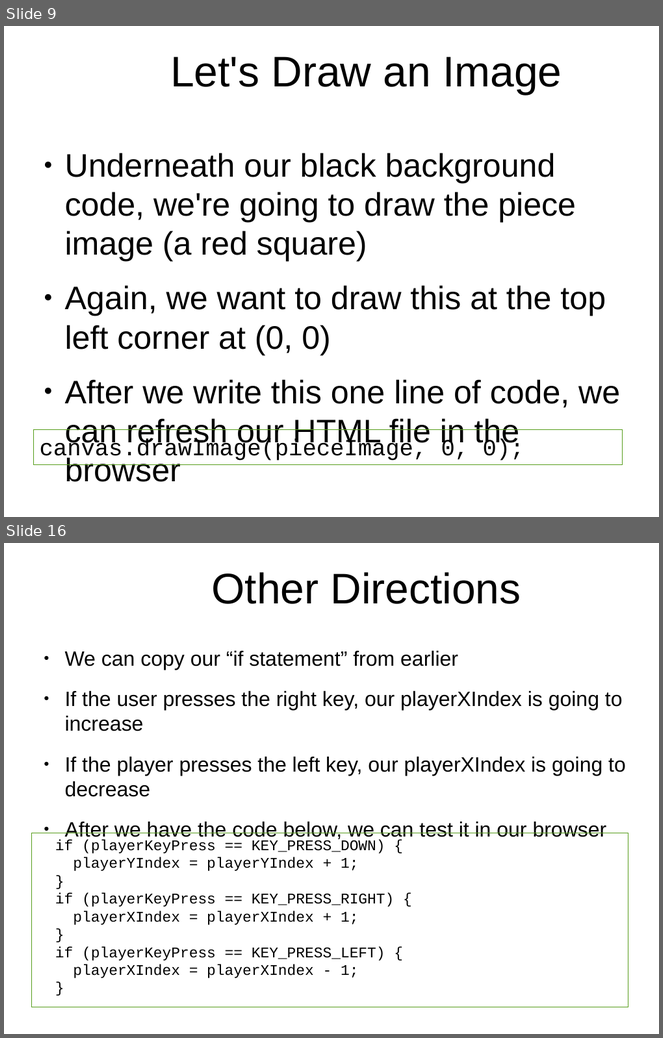
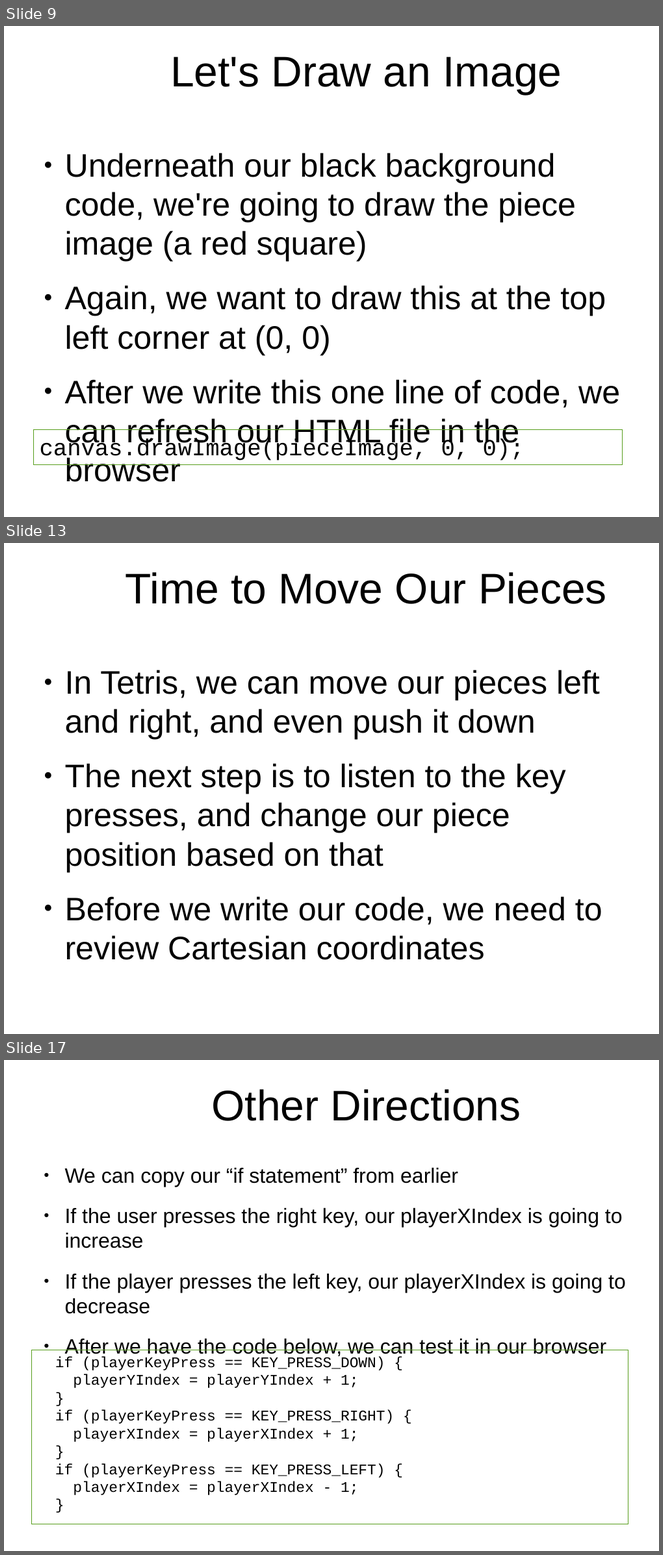
Before and after one commit to originalgrego/Webtris, a slide deck: Webtris - Explorathon 2016.odp. Shown one above the other, each under a label of ours: slides 9 and 16 before the commit, slides 9, 13 and 17 after it; the slides between them are not shown. The pictures are 663x1038 and 663x1555 pixels, drawn with LibreOffice and Linux fonts; fonts in the diff are those of the drawing; background and template pictures are left out. Boxes give left, top, right and bottom in pixels: in the first picture for what was removed or moved away, otherwise in the second. Text is boxed around its words. In the diff, an @@ line names an element or a change of style, - is before the commit and + after.

```diff
--- a/Webtris - Explorathon 2016.odp
+++ b/Webtris - Explorathon 2016.odp
@@ slide 13 added at (4,543,659,1034), background picture (left out) @@
@@ title added at (126,572,607,604), 51.9 pt, text #000000 @@
+Time to Move Our Pieces
@@ text added at (65,670,603,960), 39.5 pt, text #000000 @@
+● In Tetris, we can move our pieces left and right, and even push it down
+● The next step is to listen to the key presses, and change our piece position based on that
+● Before we write our code, we need to review Cartesian coordinates
@@ what was slide 16 is now slide 17 @@
```
Also in this commit, not shown: 12 slides changed, 1 other file.
